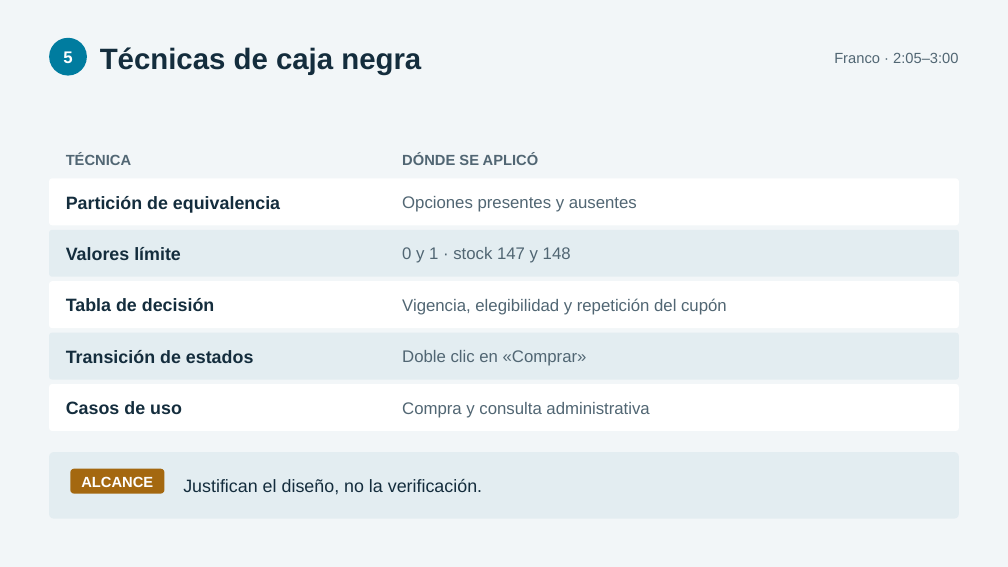
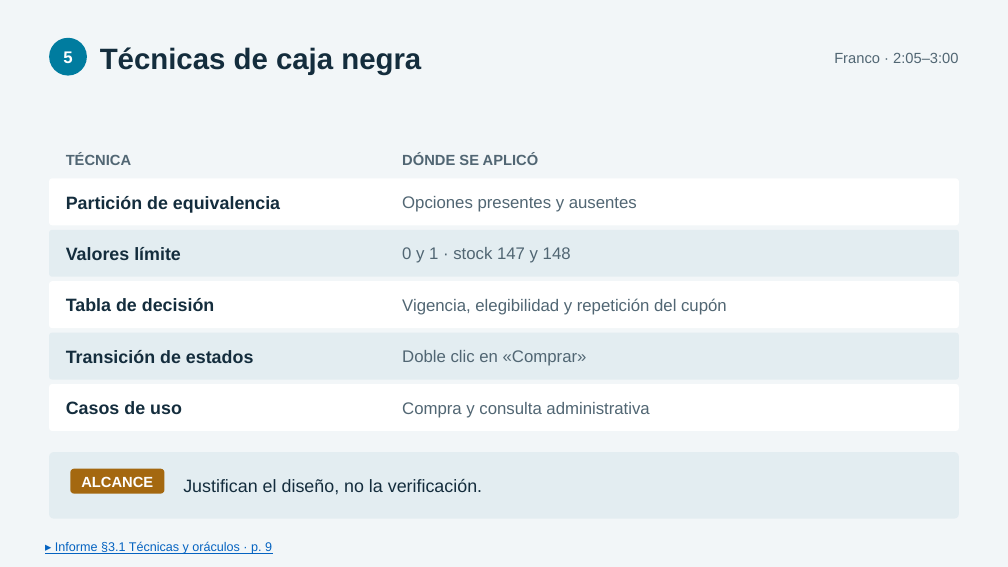
Before and after one commit to usuariogranit/Proyecto1_Caso3_OpenCart, a slide deck: slide 5 of entrega/Proyecto1_Caso3_Grupo5/Proyecto1_Caso3_Grupo5_Exposicion_FINAL.pptx. Drawn at 1008x567 pixels with LibreOffice and Linux fonts; fonts in the diff are those of the drawing. Boxes give left, top, right and bottom in pixels: in the first picture for what was removed or moved away, otherwise in the second. Text is boxed around its words. In the diff, an @@ line names an element or a change of style, - is before the commit and + after.

Commit message:
Presentacion final con 36 enlaces al informe: pie por lamina e identificadores de caso y de defecto

```diff
--- a/entrega/Proyecto1_Caso3_Grupo5/Proyecto1_Caso3_Grupo5_Exposicion_FINAL.pptx
+++ b/entrega/Proyecto1_Caso3_Grupo5/Proyecto1_Caso3_Grupo5_Exposicion_FINAL.pptx
@@ text added at [55,541,272,554], 12 pt, text #0563C1, underline @@
+▸ Informe §3.1 Técnicas y oráculos · p. 9
```
Also in this commit, not shown: 16 other slides changed, 1 other file.
